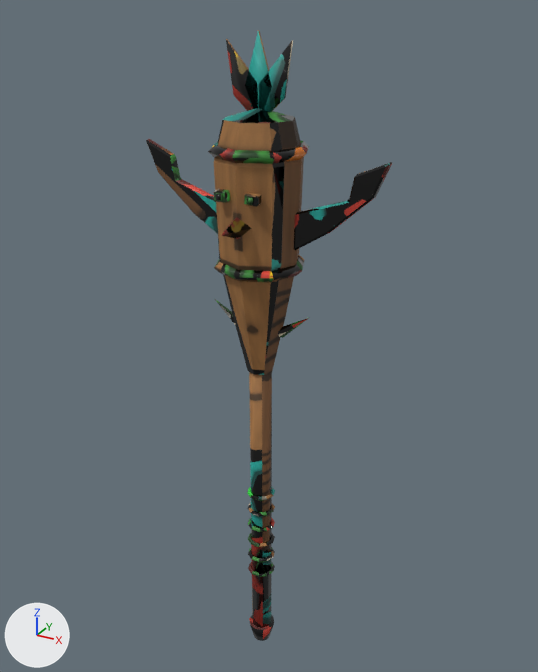
What one commit did to the FBX model Blender_Exports/Weapons/Heavy/03_jungle_heavy.fbx.
One viewpoint serves both versions: a camera (50 mm lens) standing at (0.697, -1.23, 1.114) and looking at (0.003, 0.032, 0.483). The lights are fixed; the arrows at lower left show +X, +Y and +Z. The picture after the commit comes second.

Script lines for the objects in view, before the commit:
```python
me_weapon = bpy.data.meshes.new('Weapon')
me_weapon.from_pydata(...)  # 572 vertices, 1092 faces; spans x -0.259..0.259, y -0.14..0.098, z -0.321..1.079
me_weapon.materials.append(mat_jungle_heavy_main)
ob_weapon = bpy.data.objects.new('Weapon', me_weapon)
ob_weapon.location = (0.0, 0.0, 0.0)
```
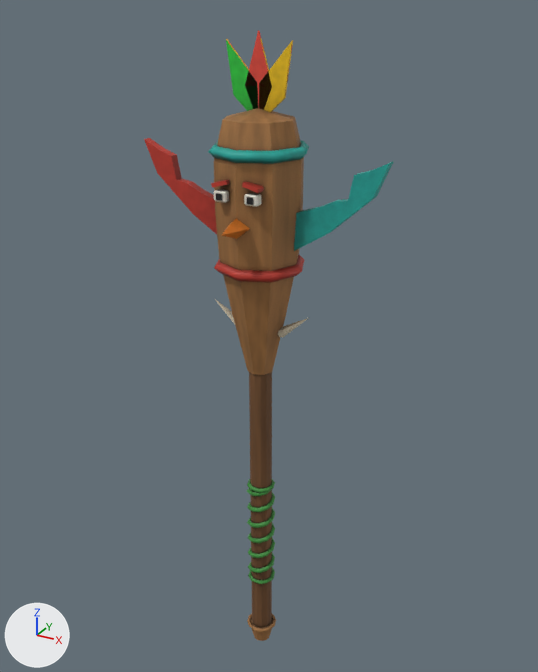
Boxes (x1, y1, x2, y2) around the edits, measured in the pictures (538 x 672 px; the box of a moved part takes in the faces that stretch with it):
'Weapon', reshaped
    before: (146, 30, 392, 641)
    after: (144, 30, 394, 641)
part 1 of me_weapon, moved or reshaped
    before: (248, 561, 275, 577)
    after: (248, 570, 273, 584)
part 2 of me_weapon, moved or reshaped
    before: (247, 487, 275, 501)
    after: (247, 479, 275, 492)
part 3 of me_weapon, rebuilt
    before: (146, 139, 218, 234)
    after: (144, 138, 217, 234)
part 4 of me_weapon, rebuilt
    before: (294, 162, 392, 250)
    after: (294, 161, 394, 251)
part 5 of me_weapon, added (green)
    after: (247, 486, 275, 579)
part 6 of me_weapon, added
    after: (247, 614, 276, 632)
part 7 of me_weapon, deleted
    before: (247, 503, 275, 562)
part 8 of me_weapon, moved or reshaped
    before: (249, 372, 274, 641)
    after: (249, 372, 273, 641)
part 9 of me_weapon, added (brown)
    after: (211, 30, 304, 267)
part 10 of me_weapon, surface changed (lighter)
    both: (208, 83, 309, 375)

The edits, one by one:
me_weapon is used by ob_weapon; location (0.0, 0.0, 0.0).
me_weapon had 572 vertices, 1092 faces and spanned x -0.259..0.259, y -0.14..0.098, z -0.321..1.079.
me_weapon now has 837 vertices, 1618 faces and spans x -0.26..0.26, y -0.14..0.098, z -0.321..1.079.
me_weapon part 1: the loose piece of 40 vertices spanning x -0.032..0.032, y -0.031..0.031, z -0.114..-0.103 is moved by (0.0, 0.0, -0.022).
me_weapon part 2: the loose piece of 40 vertices spanning x -0.032..0.032, y -0.031..0.031, z 0.103..0.114 is moved by (0.0, 0.0, 0.022).
me_weapon part 3: the loose piece of 42 vertices spanning x -0.259..-0.074, y -0.009..0.009, z 0.69..0.873 is rebuilt with 40 vertices and now spans x -0.26..-0.074, y -0.009..0.009, z 0.688..0.874.
me_weapon part 4: the loose piece of 42 vertices spanning x 0.074..0.259, y -0.009..0.009, z 0.69..0.873 is rebuilt with 40 vertices and now spans x 0.074..0.26, y -0.009..0.009, z 0.688..0.874.
me_weapon part 5: a new loose piece of 305 vertices spanning x -0.033..0.033, y -0.031..0.031, z -0.136..0.136, in mat_jungle_heavy_main.
me_weapon part 6: a new loose piece of 48 vertices spanning x -0.036..0.036, y -0.036..0.036, z -0.28..-0.27, in mat_jungle_heavy_main.
me_weapon part 7: 160 vertices removed from x -0.032..0.032, y -0.031..0.031, z -0.071..0.071.
me_weapon part 8: 5 vertices moved from x -0.019..0.019, y 0.017..0.026, z -0.321..0.465 to x -0.012..0.018, y 0.01..0.027, z -0.321..0.465; 27 vertices removed from x -0.03..0.03, y -0.026..0.02, z -0.321..0.465; 35 vertices added at x -0.032..0.032, y -0.027..0.027, z -0.321..0.465.
me_weapon part 9: 68 vertices added at x -0.087..0.087, y -0.091..0.087, z 0.763..1.079.
me_weapon part 10: 337 kept faces spanning x -0.112..0.112, y -0.14..0.098, z -0.321..0.992 get new texture (UV) coordinates.
